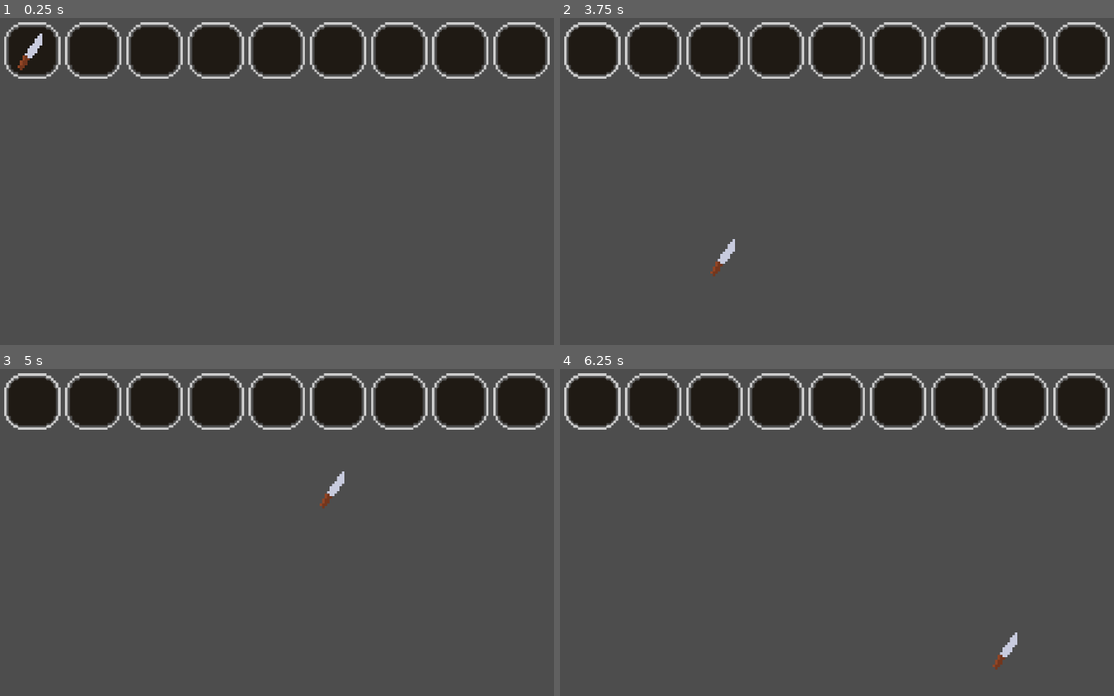
Above: before the commit, frames 1-4 (two rows, left to right).
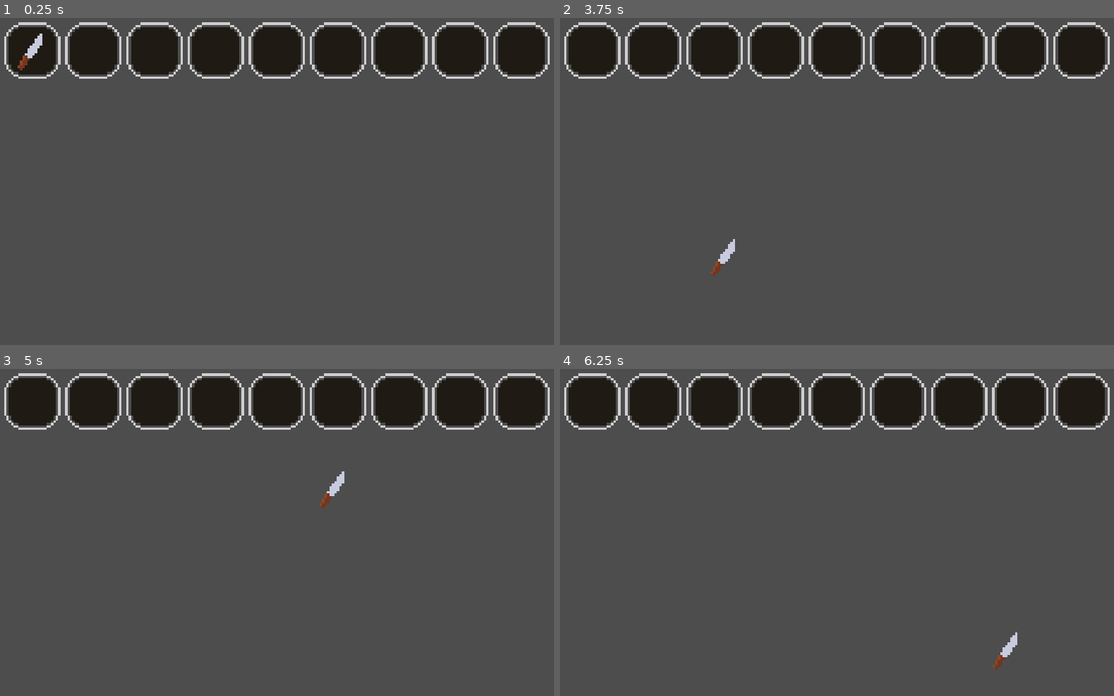
Above: after the commit, the same moments.

Repository: Zunyu0522/Criminal-Mind-godot
Game: Godot game, scene res://inv_test.tscn
Two runs of this game, one before a commit and one after it. Both use one fixed random seed, a clock stepped at 60 frames per second and the inputs below.
Inputs (mouse positions are in pixels of both pictures, inside the frame that each line leads up to):
- Up to frame 1 (0.25 s): no input
- Up to frame 2 (3.75 s): click (593, 50) at 0.52 s; click (593, 50) at 1.27 s; click (593, 50) at 2.02 s; tap Enter at 2.75 s; move the mouse to (964, 210) at 2.77 s; click (964, 210) at 2.92 s; tap Space at 3.5 s; move the mouse to (726, 256) at 3.52 s; click (726, 256) at 3.67 s
- Up to frame 3 (5 s): tap Enter at 4.25 s; move the mouse to (332, 489) at 4.27 s; click (332, 489) at 4.42 s
- Up to frame 4 (6.25 s): tap Space at 5 s; move the mouse to (809, 673) at 5.02 s; click (809, 673) at 5.17 s; tap Enter at 5.75 s; move the mouse to (1008, 650) at 5.77 s; click (1008, 650) at 5.92 s

The runs differ from the first frame. In frame 1, 1.3% of the frame differs, in the area x 0-100%, y 1-19%; in frame 2, 1.3%; in frame 3, 1.3%; in frame 4, 1.3%.

Commit message:
added font. added tooltip for inventory.

Diff:
--- a/Inventory/Inventory.tscn
+++ b/Inventory/Inventory.tscn
@@ -1,9 +1,11 @@
-[gd_scene load_steps=3 format=3 uid="uid://cimtn27qvmqnc"]
+[gd_scene load_steps=5 format=3 uid="uid://cimtn27qvmqnc"]
 
-[ext_resource type="Script" path="res://Inventory/Inventory.gd" id="1_hxdm8"]
+[ext_resource type="Script" path="res://Inventory/Scripts/Inventory.gd" id="1_hxdm8"]
 [ext_resource type="PackedScene" uid="uid://by1lqbm1u8scs" path="res://Inventory/InventorySlot.tscn" id="2_edstu"]
+[ext_resource type="Script" path="res://Inventory/Scripts/Tooltip.gd" id="3_d15nb"]
+[ext_resource type="FontFile" uid="uid://coivbs3wbbg7i" path="res://PixelOperator8.ttf" id="4_rrwhb"]
 
-[node name="Control" type="Control" node_paths=PackedStringArray("inventory_grid")]
+[node name="Control" type="Control" node_paths=PackedStringArray("inventory_grid", "tooltip")]
 layout_mode = 3
 anchors_preset = 15
 anchor_right = 1.0
@@ -15,6 +17,7 @@
 cols = 9
 inventory_grid = NodePath("GridContainer")
 inventory_slot_scene = ExtResource("2_edstu")
+tooltip = NodePath("Tooltip")
 
 [node name="GridContainer" type="GridContainer" parent="."]
 layout_mode = 0
@@ -22,3 +25,19 @@
 offset_top = 5.0
 offset_right = 67.0
 offset_bottom = 65.0
+
+[node name="Tooltip" type="ColorRect" parent="."]
+layout_mode = 0
+offset_right = 40.0
+offset_bottom = 40.0
+color = Color(0, 0, 0, 1)
+script = ExtResource("3_d15nb")
+
+[node name="MarginContainer" type="MarginContainer" parent="Tooltip"]
+layout_mode = 0
+offset_right = 40.0
+offset_bottom = 40.0
+
+[node name="Label" type="Label" parent="Tooltip/MarginContainer"]
+layout_mode = 2
+theme_override_fonts/font = ExtResource("4_rrwhb")
--- a/Inventory/InventorySlot.tscn
+++ b/Inventory/InventorySlot.tscn
@@ -1,6 +1,6 @@
 [gd_scene load_steps=3 format=3 uid="uid://by1lqbm1u8scs"]
 
-[ext_resource type="Script" path="res://Inventory/InventorySlot.gd" id="1_m3p8j"]
+[ext_resource type="Script" path="res://Inventory/Scripts/InventorySlot.gd" id="1_m3p8j"]
 [ext_resource type="Texture2D" uid="uid://bo3os6xxsqh15" path="res://Inventory/Sprites/Scalable_screen 16x16.png" id="2_vba0t"]
 
 [node name="InventorySlot" type="CenterContainer"]
--- a/Inventory/Items/I_Knife.tscn
+++ b/Inventory/Items/I_Knife.tscn
@@ -1,6 +1,6 @@
 [gd_scene load_steps=3 format=3 uid="uid://o62pj4vtcriq"]
 
-[ext_resource type="Script" path="res://Inventory/Item.gd" id="1_232e4"]
+[ext_resource type="Script" path="res://Inventory/Scripts/Item.gd" id="1_232e4"]
 [ext_resource type="Texture2D" uid="uid://b0du3tlww400j" path="res://Inventory/Sprites/Knife.png" id="2_odqgj"]
 
 [node name="IKnife" type="Node"]
--- a/Inventory/Items/InventoryItem.tscn
+++ b/Inventory/Items/InventoryItem.tscn
@@ -1,6 +1,6 @@
 [gd_scene load_steps=2 format=3 uid="uid://brrwhwen2myfo"]
 
-[ext_resource type="Script" path="res://Inventory/InventoryItem.gd" id="1_smgfu"]
+[ext_resource type="Script" path="res://Inventory/Scripts/InventoryItem.gd" id="1_smgfu"]
 
 [node name="Control" type="Control" node_paths=PackedStringArray("sprite", "label")]
 layout_mode = 3
--- a/Inventory/Inventory.gd
+++ b/Inventory/Scripts/Inventory.gd
@@ -11,7 +11,7 @@
 @export var inventory_slot_scene: PackedScene
 var slots: Array[InventorySlot]
 
-# @export var tooltip: Tooltip # Must be shared among all instanesself
+@export var tooltip: Tooltip # Must be shared among all instanesself
 
 static var selected_item: Item = null
 
@@ -23,12 +23,12 @@
 		inventory_grid.add_child(slot)
 		slot.slot_input.connect(self._on_slot_input) # binding not necessary as
 		slot.slot_hovered.connect(self._on_slot_hovered) # it does while emit() call
-	#tooltip.visible = false
+	tooltip.visible = false
 
 func _process(delta):
-	#tooltip.global_position = get_global_mouse_position() + Vector2.ONE * 8
+	# tooltip.global_position = get_global_mouse_position() + Vector2.ONE * 8
 	if selected_item:
-		#tooltip.visible = false
+		tooltip.visible = false
 		selected_item.global_position = get_global_mouse_position()
 
 func _on_slot_input(which: InventorySlot, action: InventorySlot.InventorySlotAction):
@@ -45,10 +45,10 @@
 
 func _on_slot_hovered(which: InventorySlot, is_hovering: bool):
 	if which.item:
-		#tooltip.set_text(which.item.item_name)
-		#tooltip.visible = is_hovering
-		print("hover")
-
+		tooltip.set_text(which.item.item_name)
+		tooltip.visible = is_hovering
+		tooltip.global_position = which.global_position
+		tooltip.z_index = 140
 
 
 # API::
@@ -107,8 +107,6 @@
 			items.append(slot.item)
 	return items
 
-
-
 # !DESTRUCTUVE (removes all items of a particular type)
 func remove_all(_name: String) -> void:
 	for slot in slots:
--- /dev/null
+++ b/Inventory/Scripts/Tooltip.gd
@@ -0,0 +1,10 @@
+extends ColorRect
+class_name Tooltip
+
+@onready var margin_container: MarginContainer = $MarginContainer
+@onready var item_name: Label = $MarginContainer/Label
+
+func set_text(_text: String):
+	self.item_name.text = _text
+	margin_container.size = Vector2()
+	size = margin_container.size
--- /dev/null
+++ b/Inventory/Tooltip.tscn
@@ -0,0 +1,33 @@
+[gd_scene load_steps=3 format=3 uid="uid://bve7s43c4w5j5"]
+
+[ext_resource type="FontFile" uid="uid://coivbs3wbbg7i" path="res://PixelOperator8.ttf" id="2_88dgj"]
+
+[sub_resource type="GDScript" id="GDScript_eyt1r"]
+script/source = "extends ColorRect
+class_name Tooltip
+
+@onready var margin_container: MarginContainer = $MarginContainer
+@onready var item_name: Label = $MarginContainer/Label
+
+func set_text(_text: String):
+	self.item_name.text = _text
+	margin_container.size = Vector2()
+	size = margin_container.size
+"
+
+[node name="Tooltip" type="ColorRect"]
+offset_right = 140.0
+offset_bottom = 30.0
+color = Color(0, 0, 0, 1)
+script = SubResource("GDScript_eyt1r")
+
+[node name="MarginContainer" type="MarginContainer" parent="."]
+layout_mode = 0
+offset_right = 140.0
+offset_bottom = 30.0
+
+[node name="Label" type="Label" parent="MarginContainer"]
+layout_mode = 2
+theme_override_fonts/font = ExtResource("2_88dgj")
+text = "Test Item 1"
+vertical_alignment = 1
--- a/project.godot
+++ b/project.godot
@@ -21,3 +21,10 @@
 window/size/viewport_height=740
 window/stretch/mode="canvas_items"
 window/stretch/scale=2.0
+
+[rendering]
+
+textures/canvas_textures/default_texture_filter=0
+textures/default_filters/anisotropic_filtering_level=0
+textures/decals/filter=0
+textures/light_projectors/filter=0
Renamed: Inventory/InventoryItem.gd -> Inventory/Scripts/InventoryItem.gd
Renamed: Inventory/InventorySlot.gd -> Inventory/Scripts/InventorySlot.gd
Renamed: Inventory/Item.gd -> Inventory/Scripts/Item.gd
Binary file added: PixelOperator8.ttf
Not shown, added: PixelOperator8.ttf.import
